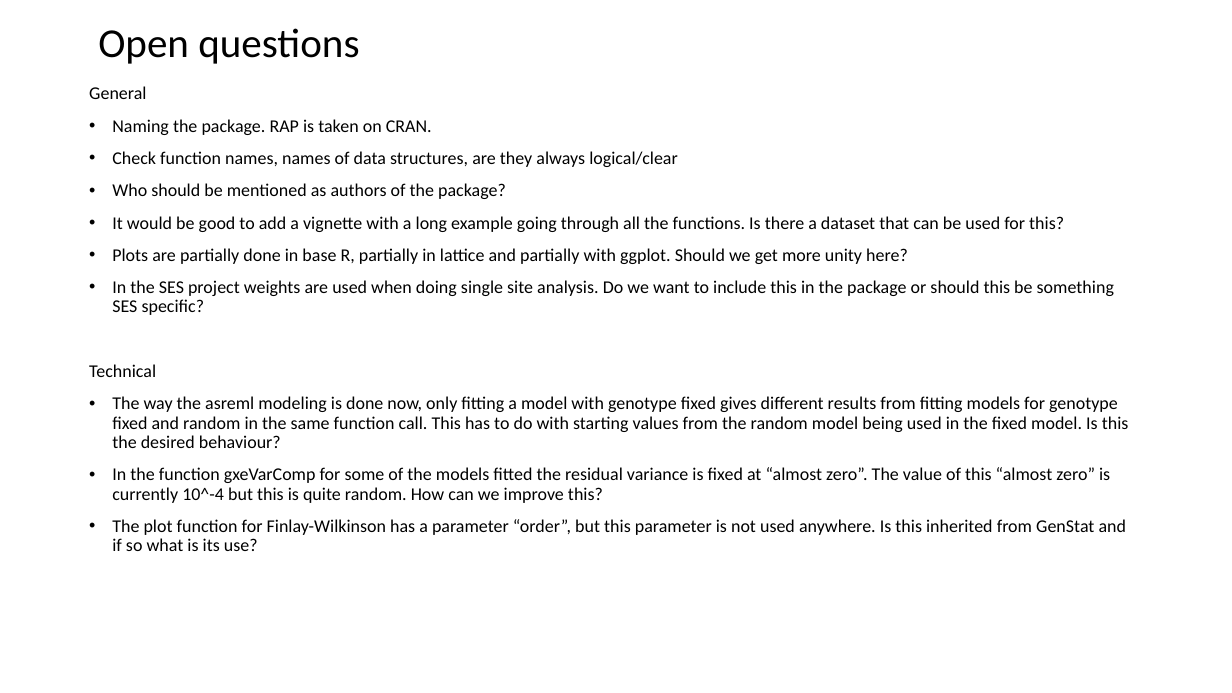
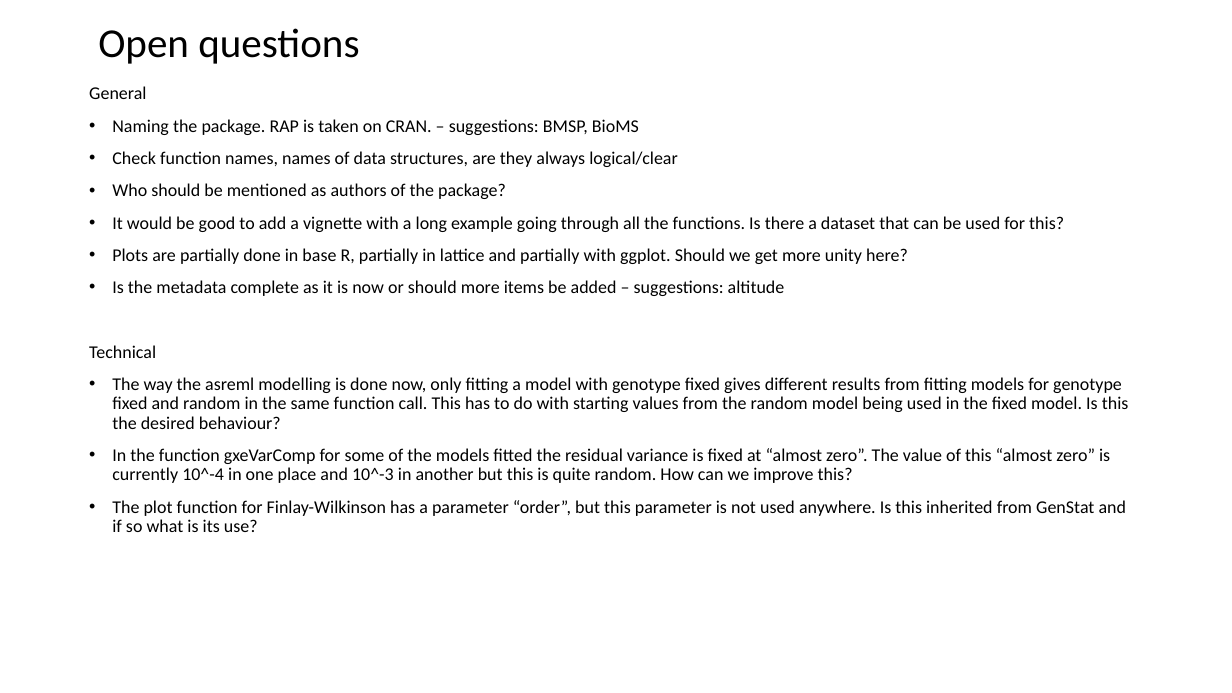
Before and after one commit to Biometris/statgenGxE, a slide deck: slide 13 of vignettes/RAP overview.pptx (slide 12 before the commit). Drawn at 1232x693 pixels with LibreOffice and Linux fonts; fonts in the diff are those of the drawing. Boxes give left, top, right and bottom in pixels: in the first picture for what was removed or moved away, otherwise in the second. Text is boxed around its words. In the diff, an @@ line names an element or a change of style, - is before the commit and + after.

```diff
--- a/vignettes/RAP overview.pptx
+++ b/vignettes/RAP overview.pptx
@@ text at (112, 119, 639, 135): text changed @@
-• Naming the package. RAP is taken on CRAN.
+• Naming the package. RAP is taken on CRAN. – suggestions: BMSP, BioMS
@@ text at (112, 280, 785, 296): text changed @@
-• In the SES project weights are used when doing single site analysis. Do we want to include this in the package or should this be something SES specific?
+• Is the metadata complete as it is now or should more items be added – suggestions: altitude
@@ text at (112, 377, 1129, 483): text changed @@
-• The way the asreml modeling is done now, only fitting a model with genotype fixed gives different results from fitting models for genotype fixed and random in the same function call. This has to do with starting values from the random model being used in the fixed model. Is this the desired behaviour?
-• In the function gxeVarComp for some of the models fitted the residual variance is fixed at “almost zero”. The value of this “almost zero” is currently 10^-4 but this is quite random. How can we improve this?
+• The way the asreml modelling is done now, only fitting a model with genotype fixed gives different results from fitting models for genotype fixed and random in the same function call. This has to do with starting values from the random model being used in the fixed model. Is this the desired behaviour?
+• In the function gxeVarComp for some of the models fitted the residual variance is fixed at “almost zero”. The value of this “almost zero” is currently 10^-4 in one place and 10^-3 in another but this is quite random. How can we improve this?
```
Also in this commit, not shown: 4 other slides changed, 1 slide added.
